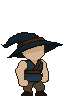
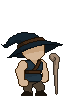
Layer changes from the first (64, 96) image to the second:
added layer "Layer 1" in group "Group 1" over 49, 53, 60, 95
